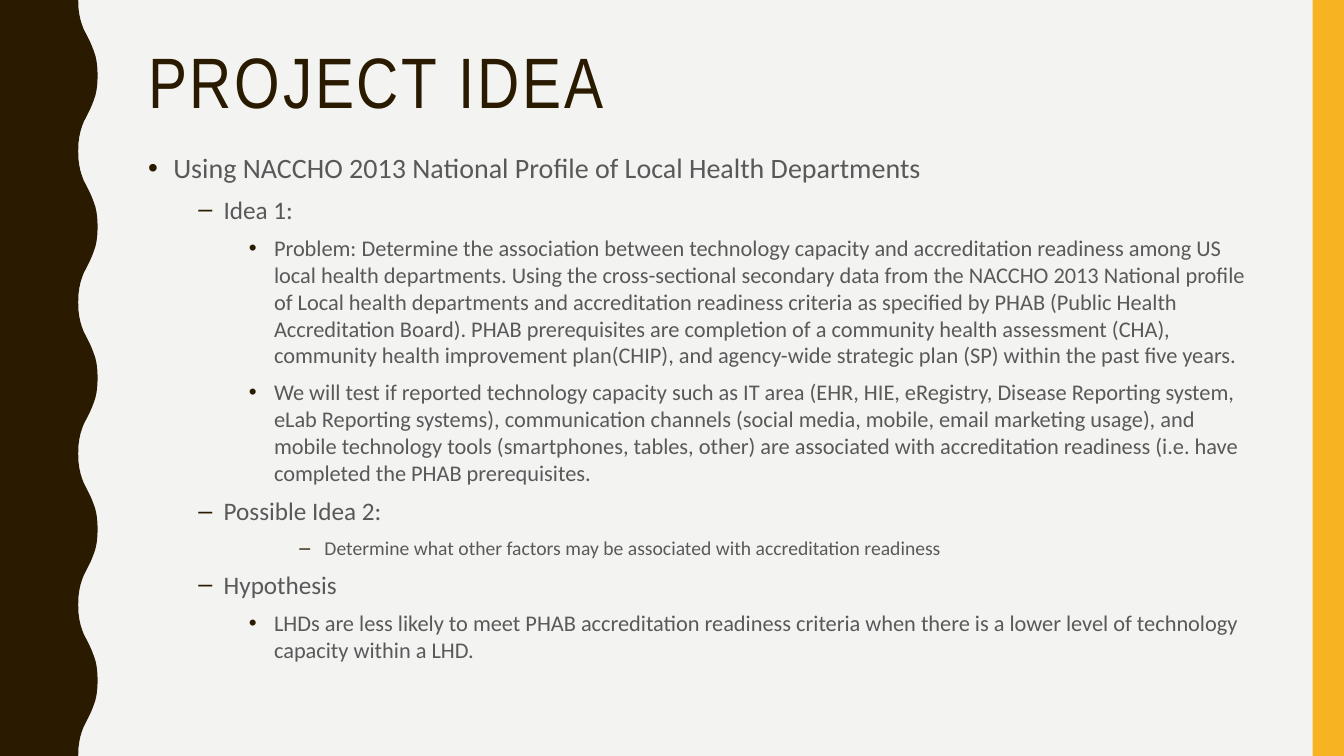
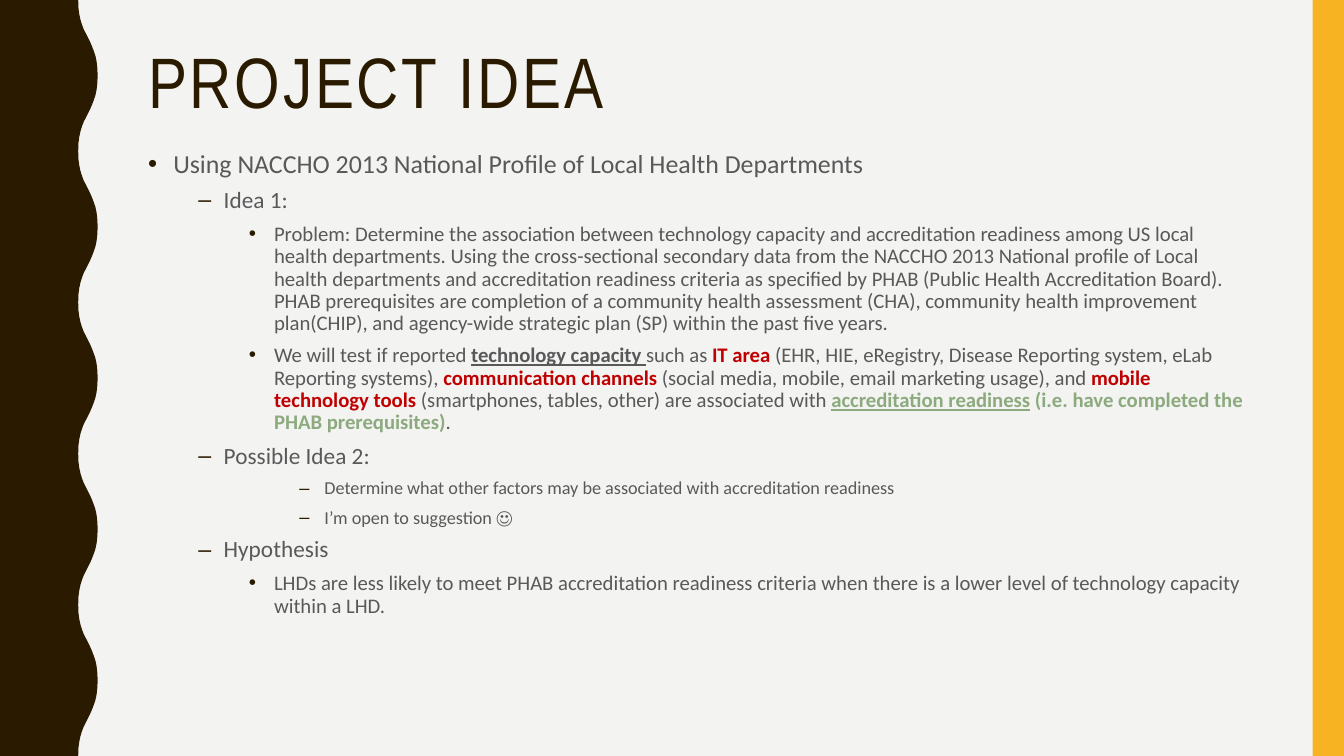
Before and after one commit to pyroalf/ga-data-science, a slide deck: slide 2 of Final Project/Part I/Presentation1.pptx. Drawn at 1344x756 pixels with LibreOffice and Linux fonts; fonts in the diff are those of the drawing. Boxes give left, top, right and bottom in pixels: in the first picture for what was removed or moved away, otherwise in the second. Text is boxed around its words. In the diff, an @@ line names an element or a change of style, - is before the commit and + after.

Commit message:
updated presentation slides

```diff
--- a/Final Project/Part I/Presentation1.pptx
+++ b/Final Project/Part I/Presentation1.pptx
@@ text at bbox=[173, 155, 1239, 613]: size 20 to 18.5 pt in "Using NACCHO 2013 National Profile of Local ..."; size 18 to 16.6 pt in "Idea 1:", "Possible Idea 2:", "Hypothesis"; size 16 to 14.8 pt in "Problem: Determine the association between technology capaci ...", "LHDs are less likely to meet PHAB ..."; size 14 to 12.9 pt in "Determine what other factors may be associated ..."; line spacing 1 to 0.9 @@
@@ text at bbox=[274, 347, 1243, 432]: text changed; size 16 to 14.8 pt @@
-    • We will test if reported technology capacity such as IT area (EHR, HIE, eRegistry, Disease Reporting system, eLab Reporting systems), communication channels (social media, mobile, email marketing usage), and mobile technology tools (smartphones, tables, other) are associated with accreditation readiness (i.e. have completed the PHAB prerequisites.
+    • We will test if reported technology capacity such as IT area (EHR, HIE, eRegistry, Disease Reporting system, eLab Reporting systems), communication channels (social media, mobile, email marketing usage), and mobile technology tools (smartphones, tables, other) are associated with accreditation readiness (i.e. have completed the PHAB prerequisites).
@@ text at bbox=[324, 511, 492, 527]: paragraph added @@
+      – I’m open to suggestion ☺
```
Also in this commit, not shown: 1 other slide changed, 1 slide added, 1 slide removed, 1 other file.
